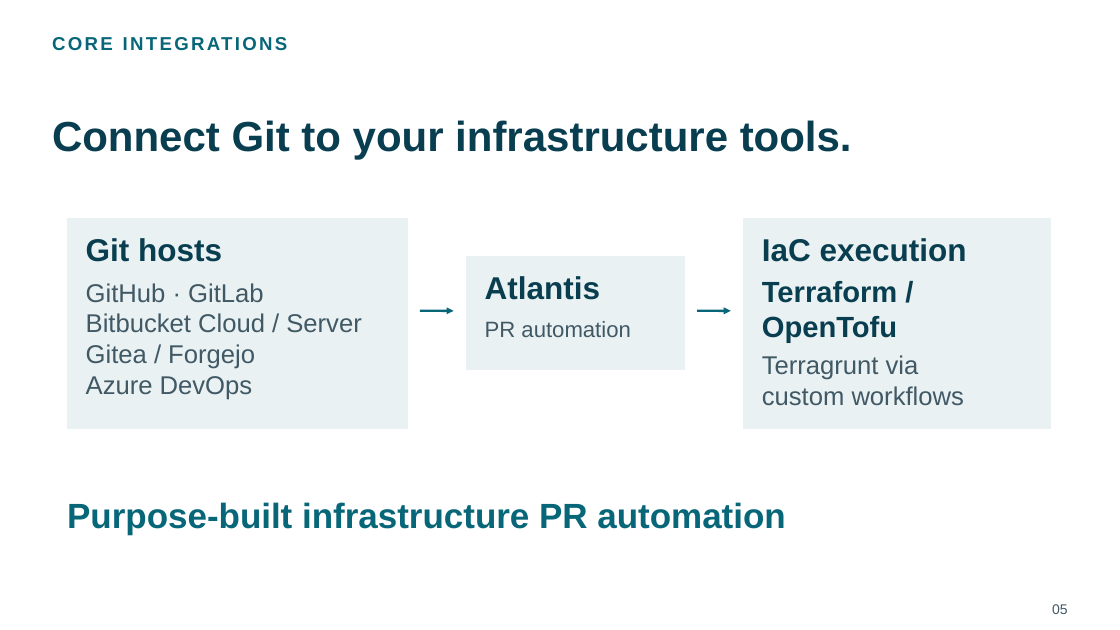
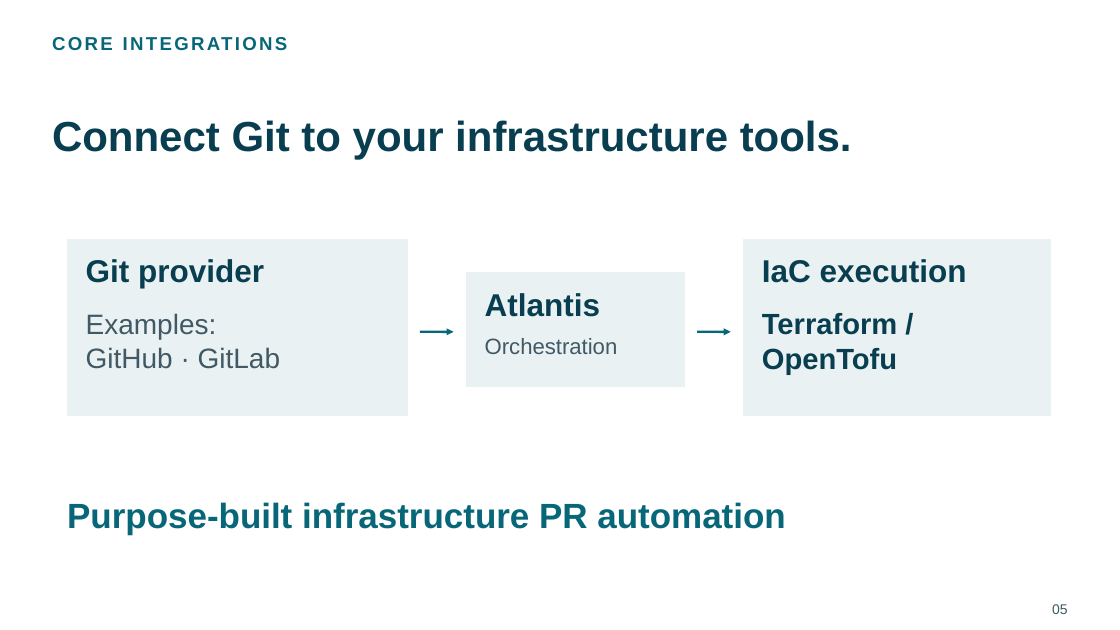
Before and after one commit to chenrui333/atlantis-talk, a slide deck: slide 5 of talks/kubecon-china-2026-atlantis-lightning/slides.pptx. Drawn at 1120x630 pixels with LibreOffice and Linux fonts; fonts in the diff are those of the drawing; background and template pictures are left out. Boxes give left, top, right and bottom in pixels: in the first picture for what was removed or moved away, otherwise in the second. Text is boxed around its words. In the diff, an @@ line names an element or a change of style, - is before the commit and + after.

Commit message:
docs: clarify Atlantis responsibilities and extension model

```diff
--- a/talks/kubecon-china-2026-atlantis-lightning/slides.pptx
+++ b/talks/kubecon-china-2026-atlantis-lightning/slides.pptx
@@ rectangle: place and size @@
-rectangle at [67,218,408,429]
+rectangle at [67,239,408,416]
@@ rectangle: place and size @@
-rectangle at [744,218,1050,429]
+rectangle at [744,239,1050,416]
@@ text at [86,259,264,288]: text changed @@
-Git hosts
+Git provider
@@ text "IaC execution": place and size @@
-text "IaC execution" at [762,238,967,262]
+text "IaC execution" at [762,259,967,283]
@@ rectangle: place and size @@
-rectangle at [466,256,685,370]
+rectangle at [466,273,685,386]
@@ text "Atlantis": place and size @@
-text "Atlantis" at [485,276,600,300]
+text "Atlantis" at [485,293,600,317]
@@ text at [86,313,217,339]: paragraph added @@
+Examples:
@@ text at [86,313,361,400]: paragraphs removed @@
-Bitbucket Cloud / Server
-Gitea / Forgejo
-Azure DevOps
@@ text "Examples:": place and size @@
-text "Examples:" at [86,283,361,400]
+text "Examples:" at [86,313,280,369]
@@ text "Terraform / OpenTofu": place and size @@
-text "Terraform / OpenTofu" at [762,281,897,343]
+text "Terraform / OpenTofu" at [762,313,897,375]
@@ text at [86,347,280,369]: size 22 to 24 pt in "GitHub · GitLab" @@
@@ arrow moved from (697, 311) - (731, 311) to (420, 332) - (454, 332) @@
@@ text at [485,338,618,354]: text changed @@
-PR automation
+Orchestration
@@ arrow moved from (420, 311) - (454, 311) to (697, 332) - (731, 332) @@
@@ text removed at [762,355,964,406] @@
-Terragrunt via
-custom workflows
```
Also in this commit, not shown: 5 other slides changed, 1 slide added, 1 slide removed, 22 other files.
